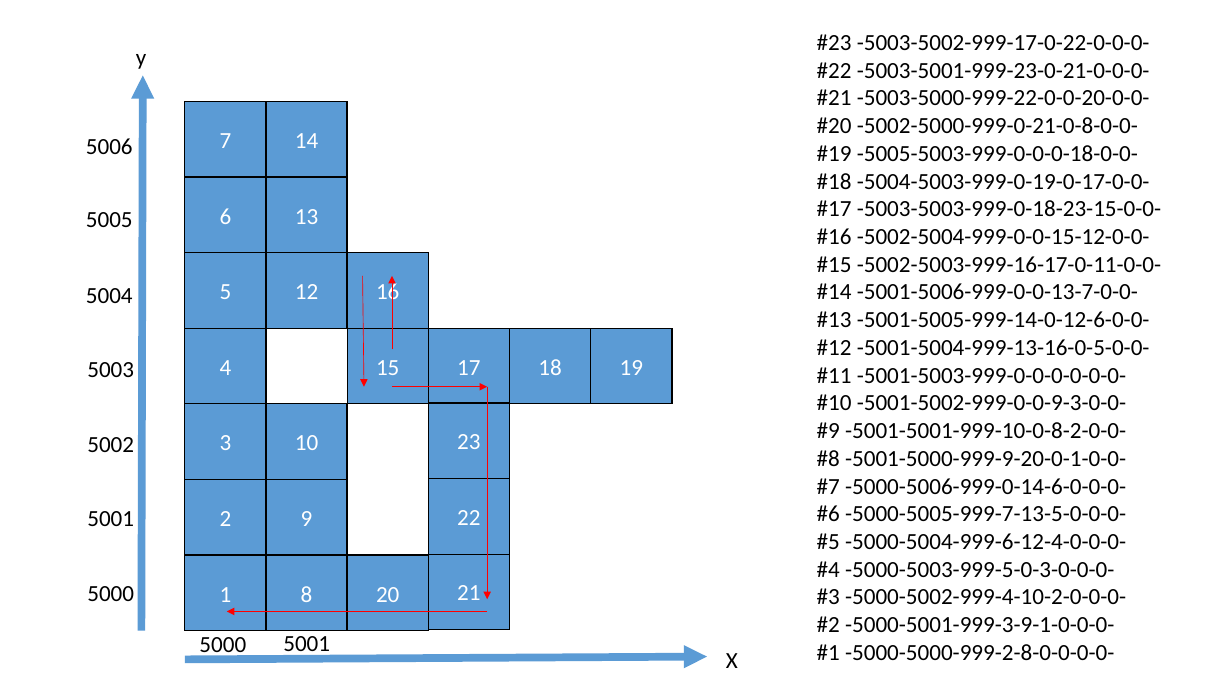
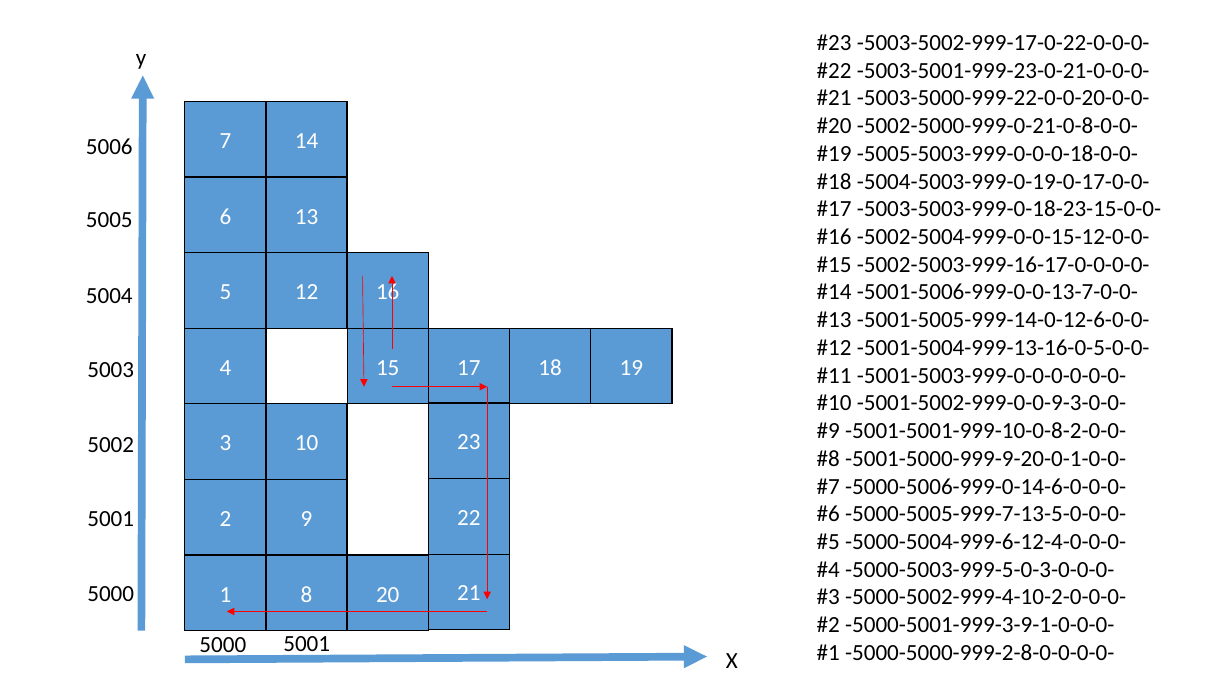
Before and after one commit to mskhrk/nttu_smartCar, a slide deck: slide 3 of document/運作流程圖.pptx. Drawn at 1232x693 pixels with LibreOffice and Linux fonts; fonts in the diff are those of the drawing. Boxes give left, top, right and bottom in pixels: in the first picture for what was removed or moved away, otherwise in the second. Text is boxed around its words. In the diff, an @@ line names an element or a change of style, - is before the commit and + after.

```diff
--- a/document/運作流程圖.pptx
+++ b/document/運作流程圖.pptx
@@ text at box(817, 256, 1150, 272): text changed @@
-#15 -5002-5003-999-16-17-0-11-0-0-
+#15 -5002-5003-999-16-17-0-0-0-0-
```
Also in this commit, not shown: 1 other slide changed, 8 other files.
